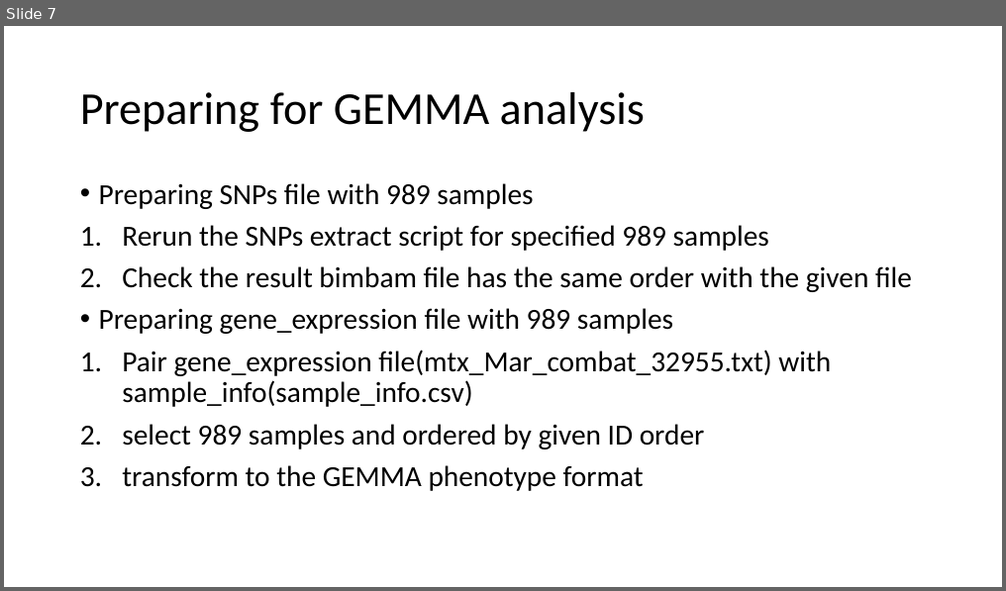
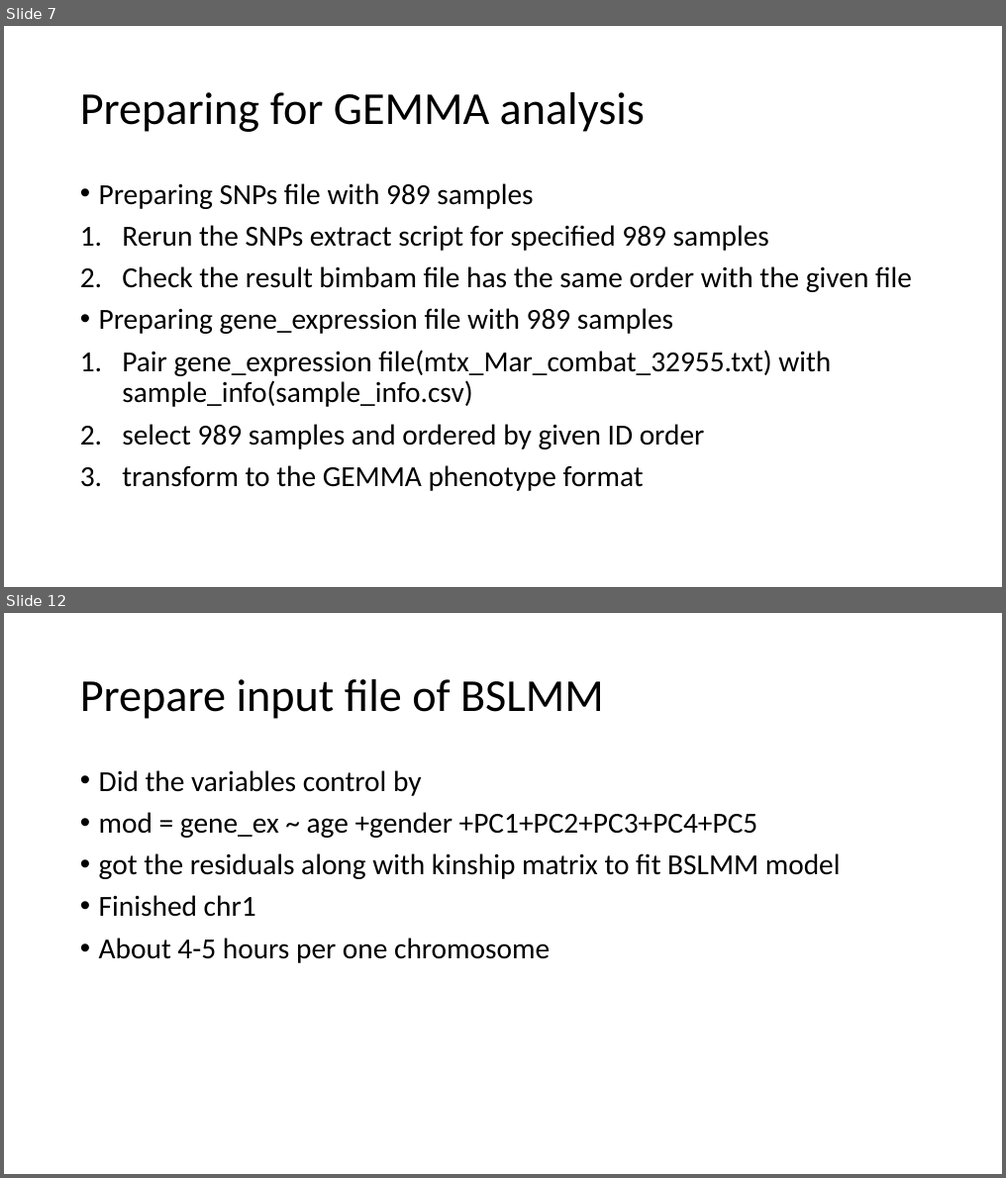
Before and after one commit to yuemolin/TWAS_study, a slide deck: presentation/Presentation1.pptx. Shown one above the other, each under a label of ours: slide 7 before the commit, slides 7 and 12 after it; the slides between them are not shown. The pictures are 1006x591 and 1006x1178 pixels, drawn with LibreOffice and Linux fonts; fonts in the diff are those of the drawing. Boxes give left, top, right and bottom in pixels: in the first picture for what was removed or moved away, otherwise in the second. Text is boxed around its words. In the diff, an @@ line names an element or a change of style, - is before the commit and + after.

```diff
--- a/presentation/Presentation1.pptx
+++ b/presentation/Presentation1.pptx
@@ slide 12 added at (x1=4, y1=613, x2=1002, y2=1174), background #FFFFFF @@
@@ title added at (x1=80, y1=679, x2=604, y2=719), 44 pt, text #000000 @@
+Prepare input file of BSLMM
@@ text added at (x1=99, y1=770, x2=841, y2=963), 28 pt, text #000000 @@
+• Did the variables control by
+• mod = gene_ex ~ age +gender +PC1+PC2+PC3+PC4+PC5
+• got the residuals along with kinship matrix to fit BSLMM model
+• Finished chr1
+• About 4-5 hours per one chromosome
```
Also in this commit, not shown: 1 slide changed, 4 other slides added, 1 slide removed.
